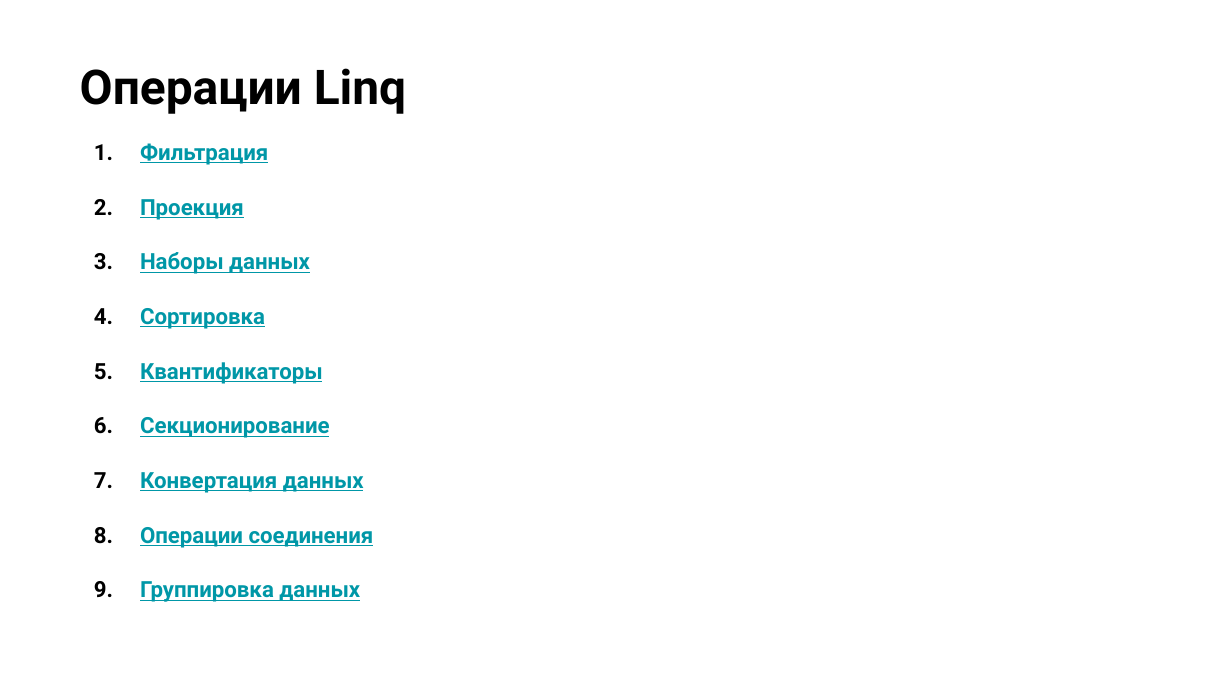
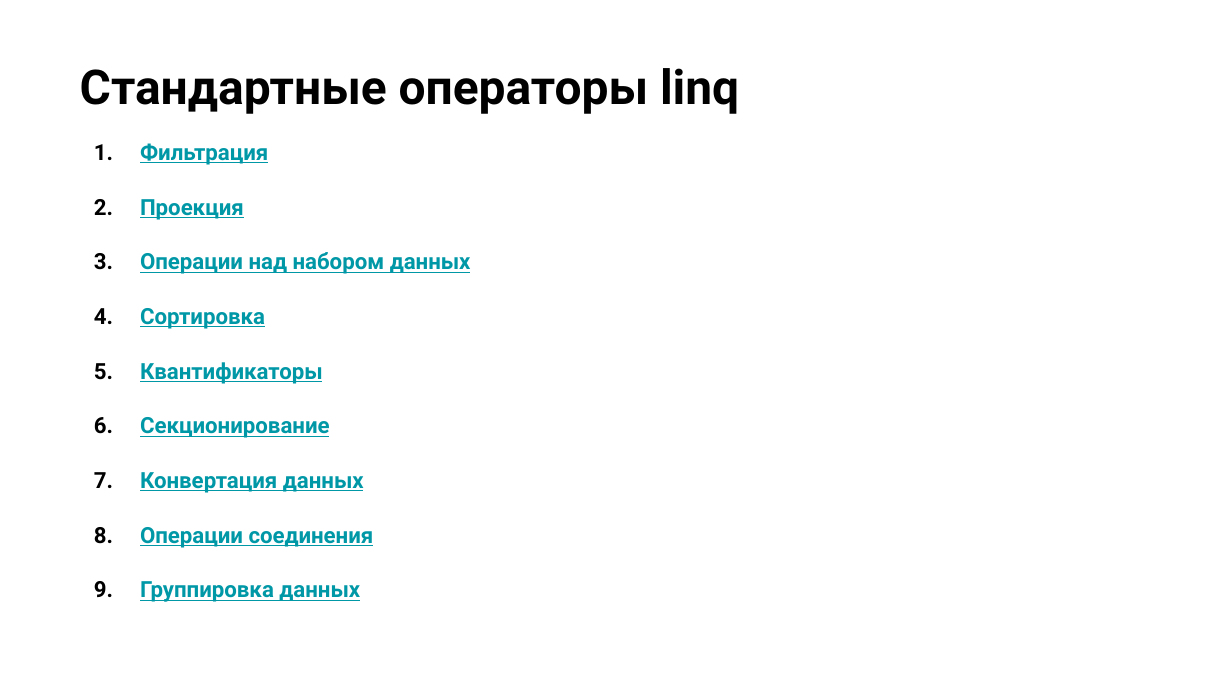
Before and after one commit to NilovPavel/OpenLessonLinq, a slide deck: slide 30 of LinqQueries.pptx (slide 32 before the commit). Drawn at 1232x693 pixels with LibreOffice and Linux fonts; fonts in the diff are those of the drawing; background and template pictures are left out. Boxes give left, top, right and bottom in pixels: in the first picture for what was removed or moved away, otherwise in the second. Text is boxed around its words. In the diff, an @@ line names an element or a change of style, - is before the commit and + after.

```diff
--- a/LinqQueries.pptx
+++ b/LinqQueries.pptx
@@ title at (80, 68, 739, 114): text changed @@
-Операции Linq
+Стандартные операторы linq
@@ text at (140, 252, 471, 274): text changed @@
-3. Наборы данных
+3. Операции над набором данных
```
Also in this commit, not shown: 1 other slide changed, 2 slides removed, 5 other files.
